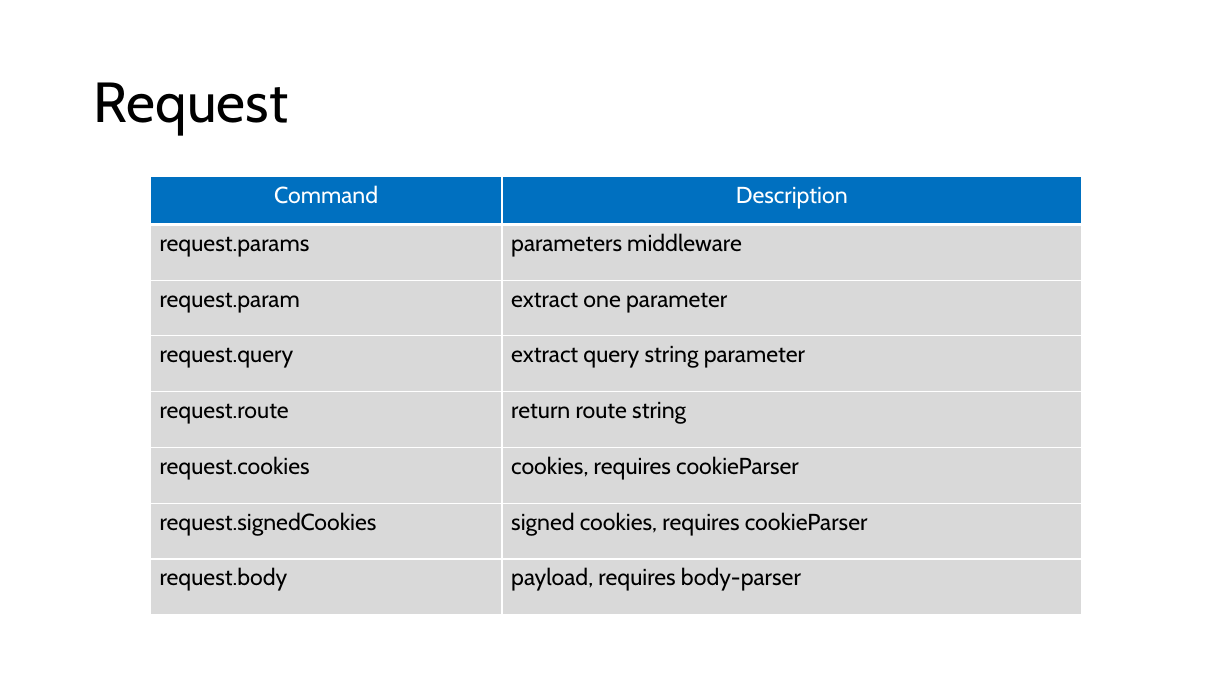
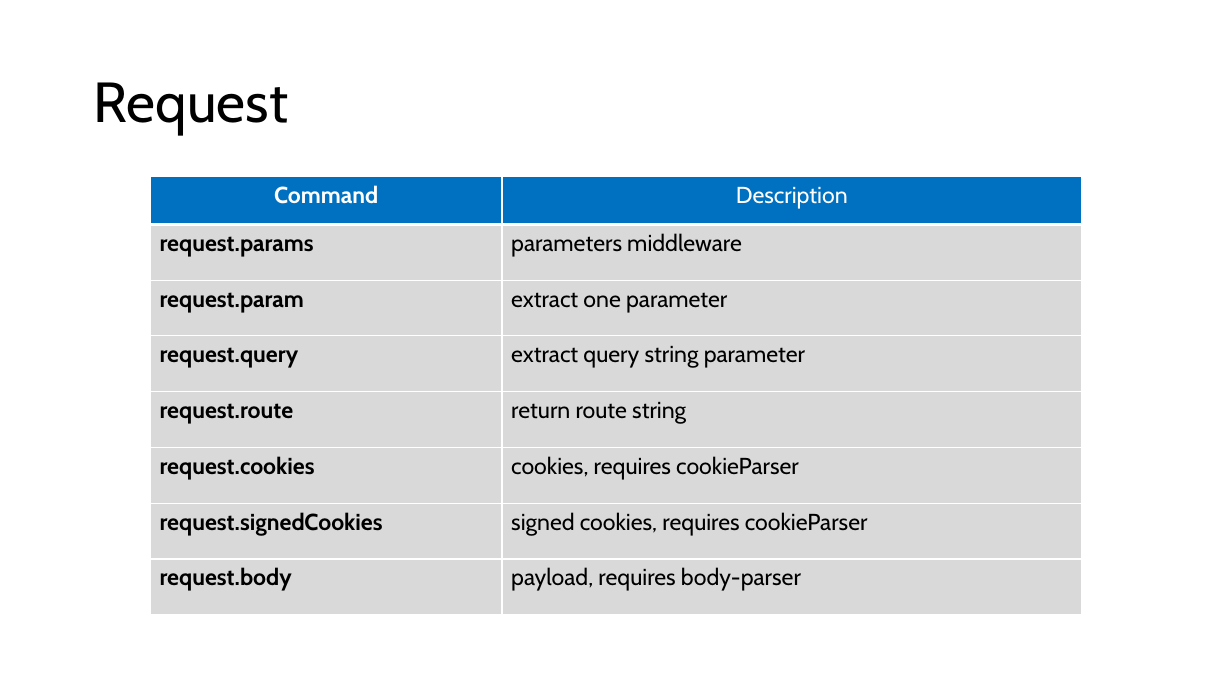
Before and after one commit to microsoft/AcademicContent, a slide deck: slide 22 of Complimentary Course Content/Module2/Lessons/Module2_Lesson4 Building REST Services with Express.pptx. Drawn at 1232x693 pixels with LibreOffice and Linux fonts; fonts in the diff are those of the drawing. Boxes give left, top, right and bottom in pixels: in the first picture for what was removed or moved away, otherwise in the second. Text is boxed around its words. In the diff, an @@ line names an element or a change of style, - is before the commit and + after.

```diff
--- a/Complimentary Course Content/Module2/Lessons/Module2_Lesson4 Building REST Services with Express.pptx
+++ b/Complimentary Course Content/Module2/Lessons/Module2_Lesson4 Building REST Services with Express.pptx
@@ table at box(151, 177, 1082, 616) @@
@@ bold on in "Command", "request.params", "request.param", "request.query" and 4 more places @@
```
Also in this commit, not shown: 4 other slides changed, 6 other files.
